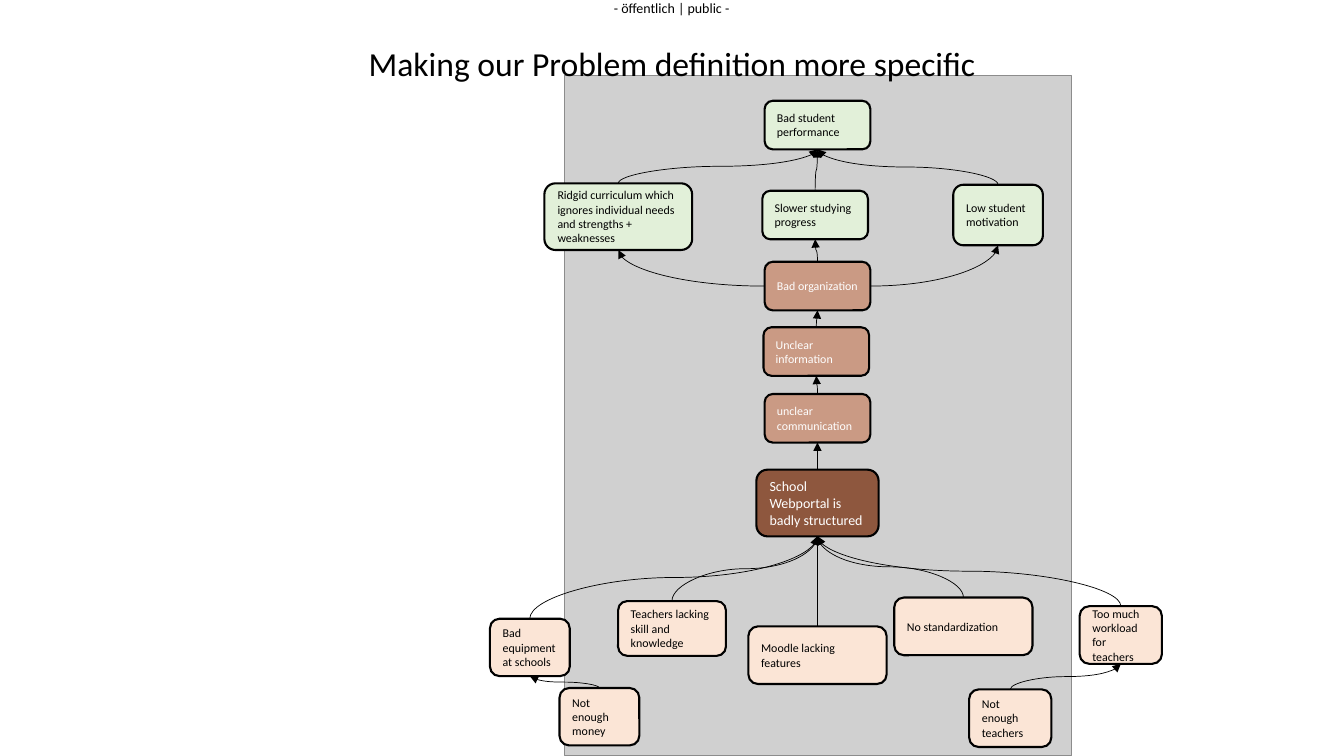
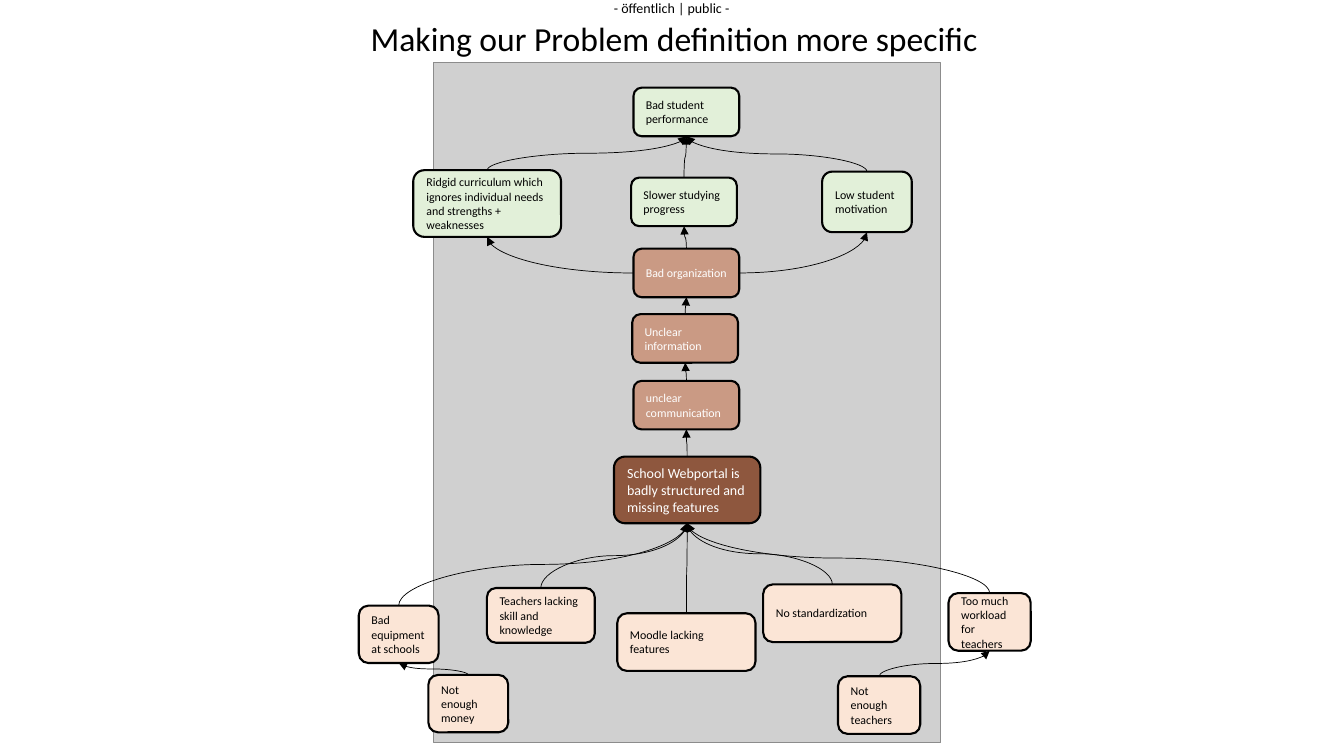
Before and after one commit to SHaf101/BS2023Hackathon, a slide deck: slide 4 of powerpoint/Portfolio_v3.pptx (slide 10 before the commit). Drawn at 1344x756 pixels with LibreOffice and Linux fonts; fonts in the diff are those of the drawing; grey boxes stand for pictures. Boxes give left, top, right and bottom in pixels: in the first picture for what was removed or moved away, otherwise in the second. Text is boxed around its words. In the diff, an @@ line names an element or a change of style, - is before the commit and + after.

```diff
--- a/powerpoint/Portfolio_v3.pptx
+++ b/powerpoint/Portfolio_v3.pptx
@@ text "Making our Problem definition more ...": place and size @@
-text "Making our Problem definition more ..." at [369,52,975,84]
+text "Making our Problem definition more ..." at [371,27,977,57]
@@ 16 curved arrows, 14 rounded rectangles, 1 picture: place and size @@
-16 curved arrows, 14 rounded rectangles, 1 picture at [490,76,1163,756]
+16 curved arrows, 14 rounded rectangles, 1 picture at [359,63,1031,743]
@@ rounded rectangle "School Webportal is badly structured ...": place and size @@
-rounded rectangle "School Webportal is badly structured ..." at [756,470,878,536]
+rounded rectangle "School Webportal is badly structured ..." at [614,457,760,523]
@@ text in rounded rectangle at [627,468,744,515]: text changed @@
-School Webportal is badly structured
+School Webportal is badly structured and missing features
```
Also in this commit, not shown: 2 slides added, 2 other files.
